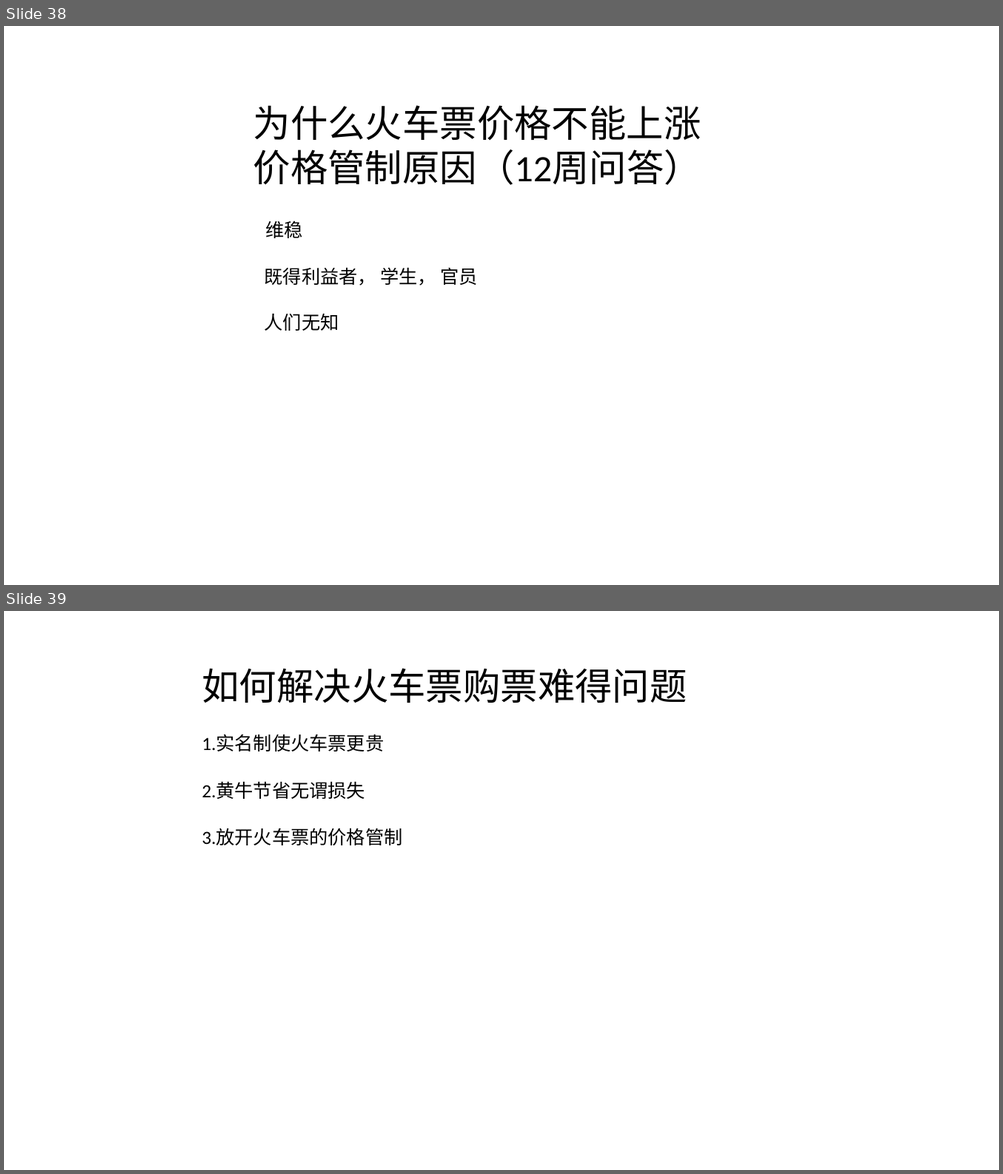
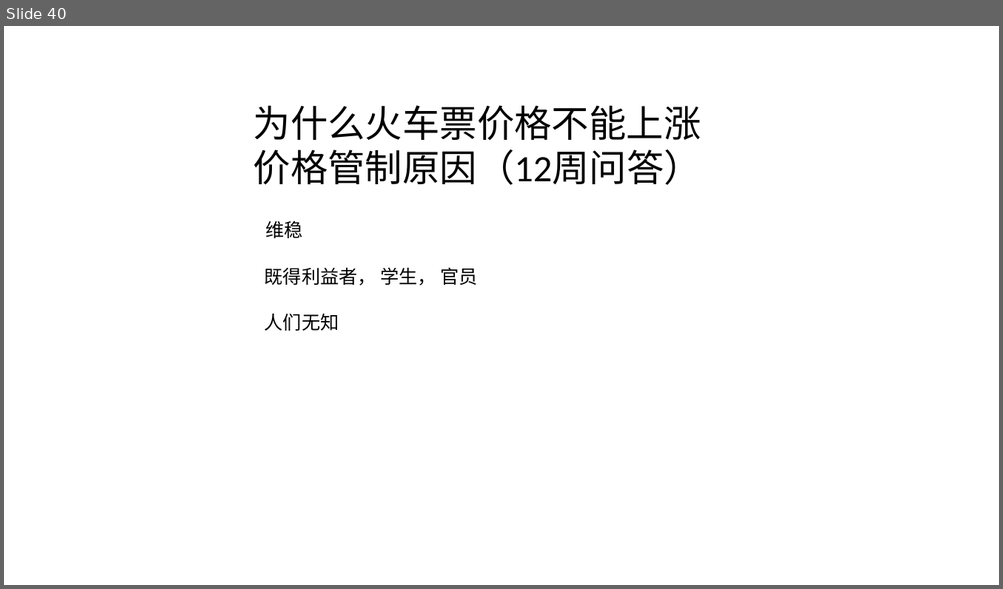
Before and after one commit to FredJiangFei/MyDocuments, a slide deck: 火车票/火车票.pptx. Shown one above the other, each under a label of ours: slides 38 and 39 before the commit, slide 40 after it. The pictures are 1003x1174 and 1003x589 pixels, drawn with LibreOffice and Linux fonts; fonts in the diff are those of the drawing. Boxes give left, top, right and bottom in pixels: in the first picture for what was removed or moved away, otherwise in the second. Text is boxed around its words. In the diff, an @@ line names an element or a change of style, - is before the commit and + after.

Commit message:
火车票

```diff
--- a/火车票/火车票.pptx
+++ b/火车票/火车票.pptx
@@ slide 39 removed at [4, 611, 999, 1170], background #FFFFFF @@
@@ text removed at [202, 668, 686, 703] @@
-如何解决火车票购票难得问题
@@ text removed at [202, 735, 384, 752] @@
-1.实名制使火车票更贵
@@ text removed at [202, 782, 365, 799] @@
-2.黄牛节省无谓损失
@@ text removed at [202, 829, 402, 846] @@
-3.放开火车票的价格管制
@@ what was slide 38 is now slide 40 @@
```
Also in this commit, not shown: 9 slides changed, 3 slides added, 5 other slides removed, 3 other files.
